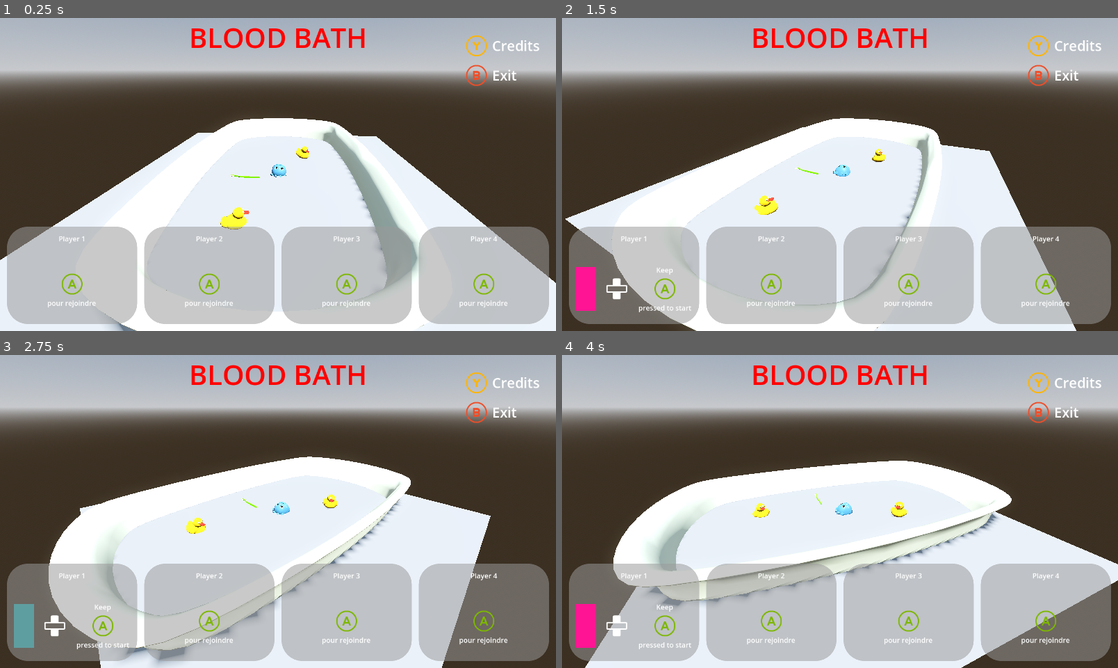
Above: before the commit, frames 1-4 (two rows, left to right).
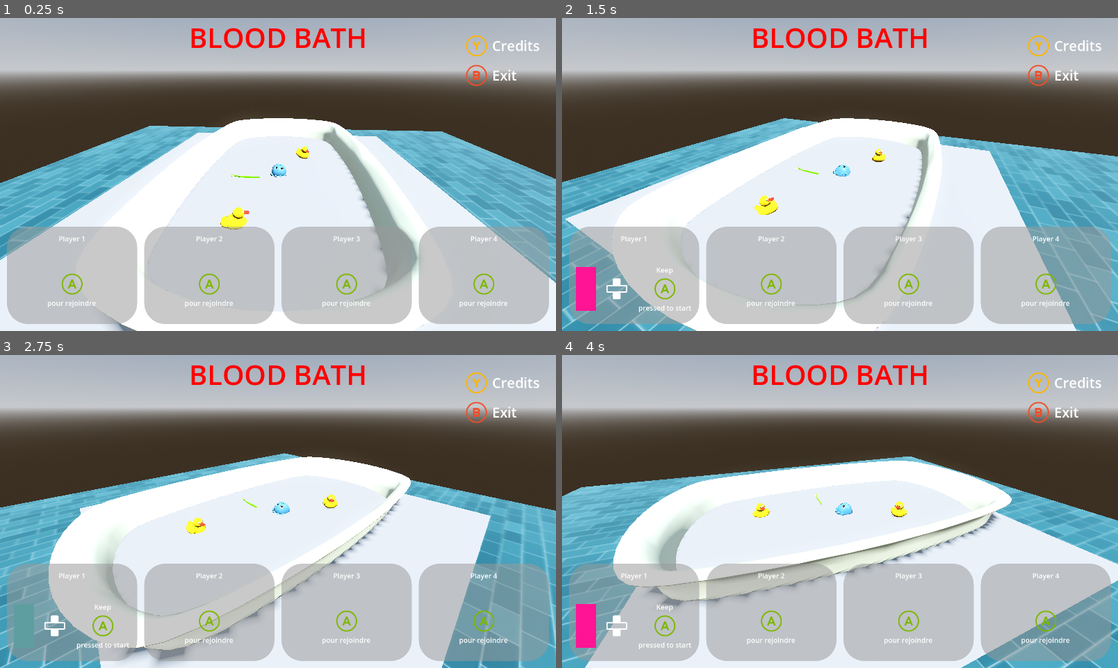
Above: after the commit, the same moments.

Repository: Gr0minet/ggj2025
Game: Godot game, scene res://scenes/test_all.tscn
The game is run twice, just before and just after one commit, with the same random seed, the same clock (stepped at 60 frames per second) and the same inputs.
Inputs:
- Up to frame 1 (0.25 s): no input
- Up to frame 2 (1.5 s): hold I (change_color_up) 0.53-1.28 s; hold J (join_game) 0.53-1.28 s; tap G (jump) at 0.77 s; hold O (change_color_down) from 1.28 s (still down); tap 1 at 1.35 s
- Up to frame 3 (2.75 s): tap G (jump) at 1.52 s; release O (change_color_down) at 2.03 s; hold I (change_color_up) from 2.03 s (still down); tap 2 at 2.1 s
- Up to frame 4 (4 s): tap 3 at 2.85 s; tap G (jump) at 3.02, 3.77 s; release I (change_color_up) at 3.53 s; hold O (change_color_down) from 3.53 s (still down); tap 4 at 3.6 s

The runs differ from the first frame. In frame 1, 12% of the frame differs, in the area x 0-100%, y 34-85%; in frame 2, 16%, in the area x 0-100%, y 32-100%; in frame 3, 16%; in frame 4, 13%.

Commit message:
Ajout sol

Diff:
--- a/godot/main/main.tscn
+++ b/godot/main/main.tscn
@@ -1,9 +1,10 @@
-[gd_scene load_steps=24 format=3 uid="uid://4el3kq51boe8"]
+[gd_scene load_steps=25 format=3 uid="uid://4el3kq51boe8"]
 
 [ext_resource type="Script" path="res://main/main.gd" id="1_bujv1"]
 [ext_resource type="Shader" path="res://environment/water/water.gdshader" id="1_gudu6"]
 [ext_resource type="Texture2D" uid="uid://ssrlnj65d4bs" path="res://environment/water/textures/caustic_texture.png" id="2_woun1"]
-[ext_resource type="PackedScene" uid="uid://b5h2nmyraqa6q" path="res://environment/BAIGNOIRE_SMOOTH.glb" id="3_4tryq"]
+[ext_resource type="PackedScene" uid="uid://b5h2nmyraqa6q" path="res://environment/baignoire/BAIGNOIRE_SMOOTH.glb" id="3_4tryq"]
+[ext_resource type="PackedScene" uid="uid://d07dk8b1m8cbs" path="res://environment/sol/floor.glb" id="3_84s0j"]
 [ext_resource type="PackedScene" uid="uid://cpsw08ate1kf0" path="res://assets/FLOTTE.glb" id="3_qnajh"]
 [ext_resource type="PackedScene" uid="uid://byejtqwx88kyu" path="res://scenes/bubble.tscn" id="4_1iwhq"]
 [ext_resource type="Script" path="res://main/hud.gd" id="4_f7kia"]
@@ -80,12 +81,14 @@
 [node name="WorldEnvironment" type="WorldEnvironment" parent="."]
 environment = SubResource("Environment_7x14t")
 
+[node name="floor" parent="." instance=ExtResource("3_84s0j")]
+
 [node name="Baignoire" type="StaticBody3D" parent="."]
 transform = Transform3D(2, 0, 0, 0, 2, 0, 0, 0, 2, 0, 0, 0)
 collision_layer = 2
 collision_mask = 0
 
-[node name="BAIGNOIRE_SMOOTH" parent="Baignoire" instance=ExtResource("3_4tryq")]
+[node name="BAIGNOIRE_SMOOTH2" parent="Baignoire" instance=ExtResource("3_4tryq")]
 
 [node name="CollisionShape3D" type="CollisionShape3D" parent="Baignoire"]
 transform = Transform3D(1, 0, 0, 0, 1, 0, 0, 0, 1, -5.86198e-15, 0.6, -0.55)
Renamed: godot/environment/BAIGNOIRE_SMOOTH.glb -> godot/environment/baignoire/BAIGNOIRE_SMOOTH.glb
Not shown, added: godot/environment/baignoire/BAIGNOIRE_SMOOTH.glb.import
Binary file added: godot/environment/sol/floor.glb
Not shown, changed: godot/environment/sol/floor.glb.import
Binary file added: godot/environment/sol/floor_Tiles029_4K_Color.jpg
Not shown, added: godot/environment/sol/floor_Tiles029_4K_Color.jpg.import
